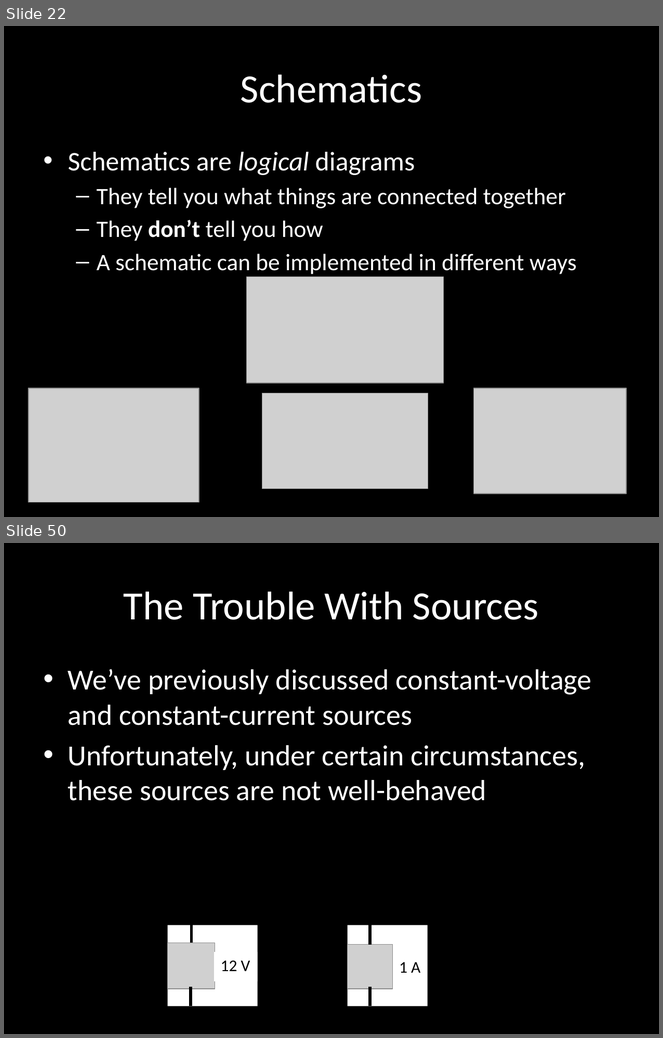
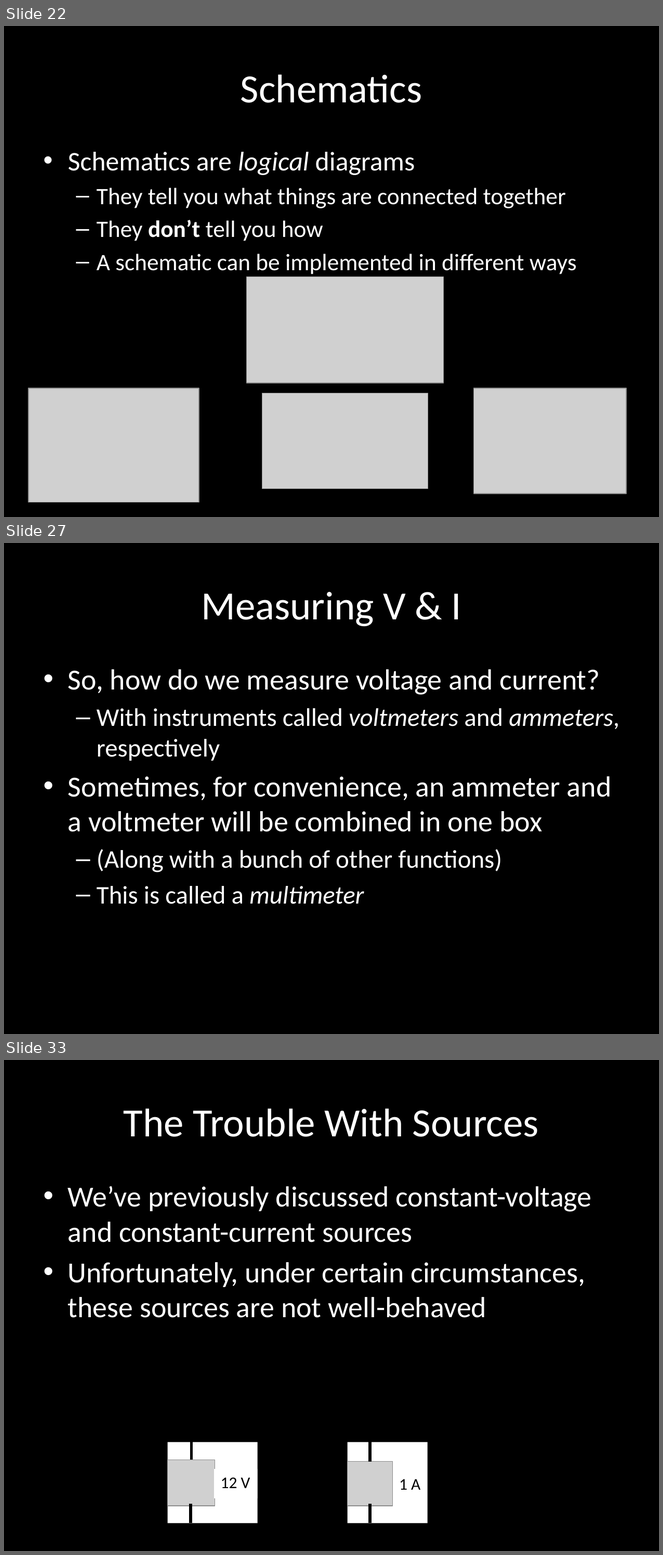
Before and after one commit to carlosgj/FRC-Training, a slide deck: Electronics 101.pptx. Shown one above the other, each under a label of ours: slides 22 and 50 before the commit, slides 22, 27 and 33 after it; the slides between them are not shown. The pictures are 663x1038 and 663x1555 pixels, drawn with LibreOffice and Linux fonts; fonts in the diff are those of the drawing; grey boxes stand for pictures; background and template pictures are left out. Boxes give left, top, right and bottom in pixels: in the first picture for what was removed or moved away, otherwise in the second. Text is boxed around its words. In the diff, an @@ line names an element or a change of style, - is before the commit and + after.

```diff
--- a/Electronics 101.pptx
+++ b/Electronics 101.pptx
@@ slide 27 added at box(4, 543, 659, 1034), background #000000 @@
@@ title added at box(201, 592, 461, 627), 44 pt, text #FFFFFF @@
+Measuring V & I
@@ text added at box(68, 669, 620, 904), 28 pt, text #FFFFFF @@
+• So, how do we measure voltage and current?
+  – With instruments called voltmeters and ammeters, respectively
+• Sometimes, for convenience, an ammeter and a voltmeter will be combined in one box
+  – (Along with a bunch of other functions)
+  – This is called a multimeter
@@ what was slide 50 is now slide 33 @@
```
Also in this commit, not shown: 2 slides changed, 9 other slides added.
